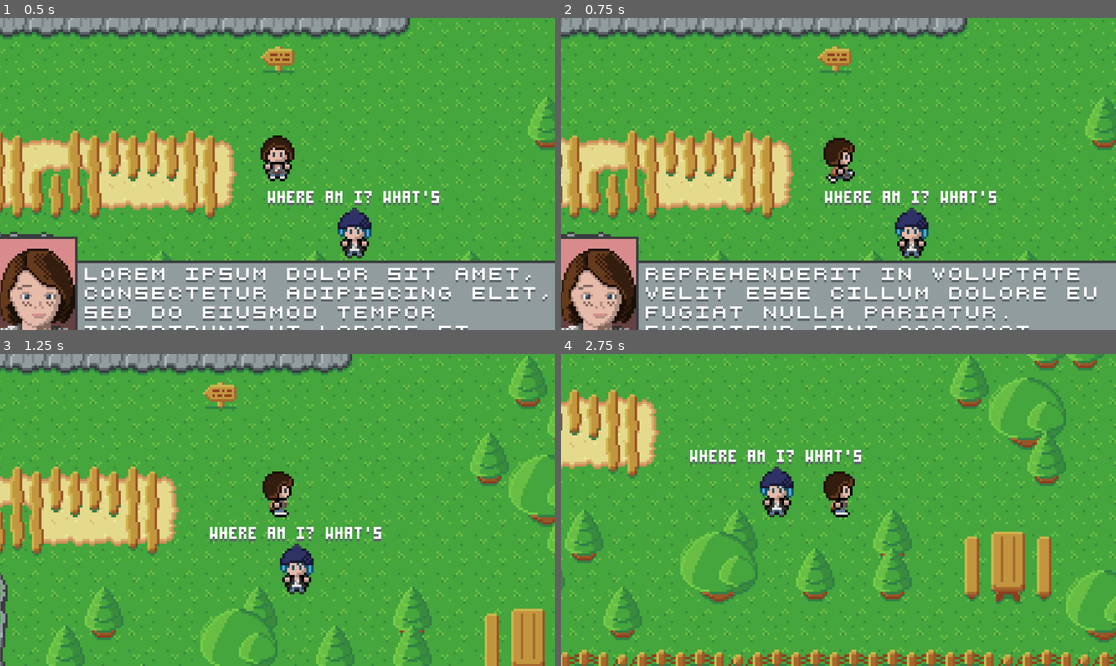
Above: before the commit, frames 1-4 (two rows, left to right).
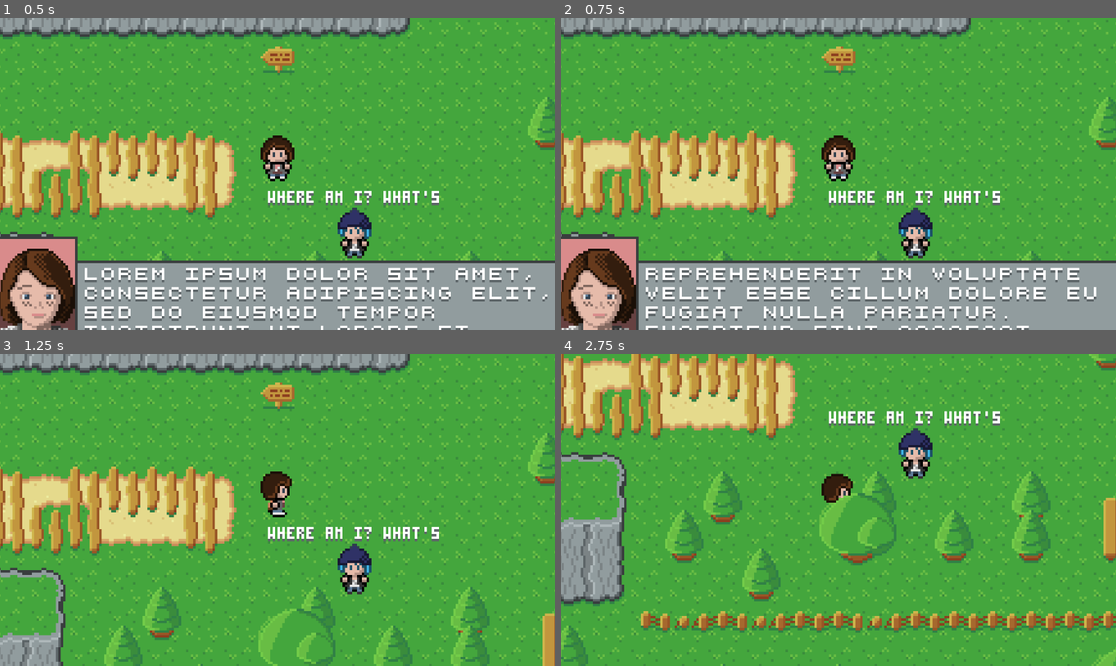
Above: after the commit, the same moments.

Repository: minkezhang/lis
Game: Godot game, scene res://scenes/level/level.tscn
Two runs of this game, one before a commit and one after it. Both use one fixed random seed, a clock stepped at 60 frames per second and the inputs below. The project has no main scene, so this scene is started directly.
Inputs:
- Up to frame 1 (0.5 s): no input
- Up to frame 2 (0.75 s): tap Enter (ui_accept) at 0.5, 0.6 s; hold Right (ui_right) from 0.53 s (still down)
- Up to frame 3 (1.25 s): keep holding Right (ui_right); tap Enter (ui_accept) at 0.77, 1.07 s
- Up to frame 4 (2.75 s): release Right (ui_right) at 1.28 s; hold Down (ui_down) 1.28-2.03 s; tap Enter (ui_accept) at 1.35, 1.52, 1.82, 2.1 s; hold Right (ui_right) from 2.03 s (still down)

Frame 1 is identical in both runs. In frame 2, 18% of the frame differs, in the area x 0-100%, y 0-78%; in frame 3, 34%; in frame 4, 45%, in the area x 0-100%, y 0-100%.

Commit message:
Link global controller to scene

Diff:
--- a/lib/controller.gd
+++ b/lib/controller.gd
@@ -43,4 +43,4 @@
 	func mode():
 		return ControllerMode.DIALOG
 	func accept_handler():
-		SignalBus.dialog_accept_requested.emit()
+		SignalBus.advance_dialog_requested.emit()
--- a/lib/signal_bus.gd
+++ b/lib/signal_bus.gd
@@ -24,6 +24,8 @@
 signal eof_reached(id: String)
 
 # Controller signals
-signal controller_mode_change_requested(mode: _libcontroller.ControllerMode)
+signal enable_controller_mode_requested(mode: _libcontroller.ControllerMode)
+signal disable_controller_mode_requested(mode: _libcontroller.ControllerMode)
+
 signal move_requested(direction: _libgeo.Orientation)
-signal dialog_accept_requested()
+signal advance_dialog_requested()
--- a/scenes/character/max/controllable.gd
+++ /dev/null
@@ -1,31 +0,0 @@
-extends Node
-
-const _libgeo = preload('res://lib/geo.gd')
-
-signal input_move(direction: _libgeo.Orientation)
-
-const _POLL_RATE_HZ: float = 8
-const _POLL_RATE_DELTA: float = 1.0 / _POLL_RATE_HZ
-
-var _delta_accum: float = 0
-
-
-func _process(delta):
-	if _delta_accum + delta < _POLL_RATE_DELTA:
-		_delta_accum += delta
-		return
-
-	_delta_accum = max(_delta_accum, 1)
-
-	if Input.is_action_pressed('ui_right'):
-		input_move.emit(_libgeo.Orientation.E)
-		_delta_accum = 0
-	if Input.is_action_pressed('ui_left'):
-		input_move.emit(_libgeo.Orientation.W)
-		_delta_accum = 0
-	if Input.is_action_pressed('ui_up'):
-		input_move.emit(_libgeo.Orientation.N)
-		_delta_accum = 0
-	if Input.is_action_pressed('ui_down'):
-		input_move.emit(_libgeo.Orientation.S)
-		_delta_accum = 0
--- a/scenes/character/max/max.gd
+++ b/scenes/character/max/max.gd
@@ -4,6 +4,6 @@
 func _ready():
 	super()
 
-	$Controllable.input_move.connect(
+	SignalBus.move_requested.connect(
 		func(o: _libgeo.Orientation): path_queue.enqueue(o)
 )
--- a/scenes/character/max/max.tscn
+++ b/scenes/character/max/max.tscn
@@ -1,8 +1,7 @@
-[gd_scene load_steps=4 format=3 uid="uid://di7d2i5j3myww"]
+[gd_scene load_steps=3 format=3 uid="uid://di7d2i5j3myww"]
 
 [ext_resource type="Script" path="res://scenes/character/max/max.gd" id="1_cx4wr"]
 [ext_resource type="PackedScene" uid="uid://cfr4en3phi8et" path="res://scenes/character/max/poses.tscn" id="2_uc811"]
-[ext_resource type="Script" path="res://scenes/character/max/controllable.gd" id="2_wmg7o"]
 
 [node name="Max" type="Node2D" node_paths=PackedStringArray("animation_sprite")]
 script = ExtResource("1_cx4wr")
@@ -12,6 +11,3 @@
 position = Vector2(0, -12)
 animation = &"idle_south"
 frame_progress = 0.0
-
-[node name="Controllable" type="Node" parent="."]
-script = ExtResource("2_wmg7o")
--- a/scenes/level/controller/controller.gd
+++ b/scenes/level/controller/controller.gd
@@ -6,13 +6,30 @@
 
 var _SCENES_LOOKUP: Dictionary
 
+var _prev_controller_mode: _libcontroller.ControllerMode = _libcontroller.ControllerMode.NULL
+var _curr_controller_mode: _libcontroller.ControllerMode = _libcontroller.ControllerMode.NULL
 
-func _controller_mode_change_requested_handler(
-	mode: _libcontroller.ControllerMode
+
+func _toggle_controller_mode_requested_handler(
+	mode: _libcontroller.ControllerMode,
+	target_enabled_state: bool,
 ):
-	for k in _SCENES_LOOKUP:
-		print(k)
-		_SCENES_LOOKUP[k].set_is_enabled(mode == k)
+	# Do something only if a change was detected.
+	if (
+		target_enabled_state and mode == _curr_controller_mode
+	) or (
+		not target_enabled_state and mode != _curr_controller_mode
+	):
+		return
+
+	if target_enabled_state:
+		_prev_controller_mode = _curr_controller_mode
+		_curr_controller_mode = mode
+	else:
+		_curr_controller_mode = _prev_controller_mode
+		_prev_controller_mode = mode
+	_SCENES_LOOKUP[_curr_controller_mode].set_is_enabled(true)
+	_SCENES_LOOKUP[_prev_controller_mode].set_is_enabled(false)
 
 
 func _ready():
@@ -22,10 +39,9 @@
 		_libcontroller.ControllerMode.DIALOG: $Dialog,
 	}
 
-	SignalBus.controller_mode_change_requested.connect(
-		_controller_mode_change_requested_handler
+	SignalBus.enable_controller_mode_requested.connect(
+		func(m: _libcontroller.ControllerMode): _toggle_controller_mode_requested_handler(m, true),
 	)
-
-	SignalBus.controller_mode_change_requested.emit(
-		_libcontroller.ControllerMode.MOVE,
+	SignalBus.disable_controller_mode_requested.connect(
+		func(m: _libcontroller.ControllerMode): _toggle_controller_mode_requested_handler(m, false),
 	)
--- a/scenes/level/controller/dialog.gd
+++ b/scenes/level/controller/dialog.gd
@@ -2,6 +2,9 @@
 
 
 func _process(_delta):
+	if not is_enabled():
+		return
+
 	if Input.is_action_just_pressed('ui_accept'):
 		_controller.accept_handler()
 
--- a/scenes/level/controller/null.gd
+++ b/scenes/level/controller/null.gd
@@ -4,6 +4,8 @@
 const _libcontroller = preload('res://lib/controller.gd')
 
 var _is_enabled: bool
+
+@warning_ignore("unused_private_class_variable")
 var _controller: _libcontroller.NullControllerConfig = _libcontroller.NullControllerConfig.new()
 
 
--- a/scenes/level/dialog/controllable.gd
+++ /dev/null
@@ -1,7 +0,0 @@
-extends Node
-
-signal input_advance_text()
-
-func _process(_delta):
-	if Input.is_action_just_pressed('ui_accept'):
-		input_advance_text.emit()
--- a/scenes/level/dialog/dialog.gd
+++ b/scenes/level/dialog/dialog.gd
@@ -1,4 +1,6 @@
 extends Dialog
+
+const _libcontroller = preload('res://lib/controller.gd')
 
 const _SPRITE_LOOKUP = {
 	_libdialog.C.MAX: Rect2(Vector2(0, 0), Vector2(32, 64)),
@@ -7,15 +9,22 @@
 
 func _eof_reached_handler(id: String):
 	eof_reached_handler_base(id)
+
 	if id == $Label.line_id():
-		$Controllable.input_advance_text.disconnect($Label.advance_dialog_text)
+		SignalBus.advance_dialog_requested.disconnect($Label.advance_dialog_text)
+		SignalBus.disable_controller_mode_requested.emit(
+			_libcontroller.ControllerMode.DIALOG,
+		)
 
 
 func set_dialog(l: _libdialog.Line):
 	super(l)
 
-	$Controllable.input_advance_text.connect($Label.advance_dialog_text)
+	SignalBus.advance_dialog_requested.connect($Label.advance_dialog_text)
 	$Frame.set_region_rect(_SPRITE_LOOKUP[l.character()])
+	SignalBus.enable_controller_mode_requested.emit(
+		_libcontroller.ControllerMode.DIALOG,
+	)
 
 
 func _ready():
--- a/scenes/level/dialog/dialog.tscn
+++ b/scenes/level/dialog/dialog.tscn
@@ -1,19 +1,15 @@
-[gd_scene load_steps=8 format=3 uid="uid://ufi28gyvsh5g"]
+[gd_scene load_steps=7 format=3 uid="uid://ufi28gyvsh5g"]
 
 [ext_resource type="Texture2D" uid="uid://bcyasyy6ai2v6" path="res://scenes/character/assets/portraits.png" id="1_c54nr"]
 [ext_resource type="Script" path="res://scenes/level/dialog/dialog.gd" id="1_oifte"]
 [ext_resource type="Texture2D" uid="uid://cdfqtk4c3in18" path="res://scenes/level/dialog/assets/dialog_base.png" id="1_xbsr7"]
 [ext_resource type="Texture2D" uid="uid://drwdwu3dk3wqy" path="res://scenes/level/dialog/assets/portrait_frame.png" id="2_kfyd1"]
-[ext_resource type="Script" path="res://scenes/level/dialog/controllable.gd" id="2_y48kw"]
 [ext_resource type="FontFile" uid="uid://bpkv3xjfyllhn" path="res://scenes/level/dialog/assets/font_5x6.png" id="6_x26uj"]
 [ext_resource type="Script" path="res://scenes/label/label.gd" id="7_a2h7i"]
 
 [node name="Dialog" type="Node2D" node_paths=PackedStringArray("label")]
 script = ExtResource("1_oifte")
 label = NodePath("Label")
-
-[node name="Controllable" type="Node" parent="."]
-script = ExtResource("2_y48kw")
 
 [node name="Base" type="Sprite2D" parent="."]
 position = Vector2(0, 58)
--- a/scenes/level/level.gd
+++ b/scenes/level/level.gd
@@ -2,6 +2,7 @@
 
 const _libscript = preload('res://lib/script.gd')
 const _libgeo = preload('res://lib/geo.gd')
+const _libcontroller = preload('res://lib/controller.gd')
 
 
 func _ready():
@@ -11,7 +12,13 @@
 		10 * _libgeo.GRID_DIMENSION * $Camera.zoom.y,
 	))
 
-# 	TODO(minkezhang): Remove test lines.
+	# TODO(minkezhang): Set default controller config to MENU.
+	SignalBus.enable_controller_mode_requested.emit(
+		_libcontroller.ControllerMode.MOVE
+	)
+
+
+	# TODO(minkezhang): Remove test lines.
 	$Dialog.set_dialog(_libscript.SCRIPT['DEBUG'])
 	$Map/Characters/Chloe/Dialog.set_dialog(_libscript.SCRIPT['0'])
 
--- a/scenes/level/level.tscn
+++ b/scenes/level/level.tscn
@@ -1,11 +1,14 @@
-[gd_scene load_steps=4 format=3 uid="uid://by4dtpw1n4rrn"]
+[gd_scene load_steps=5 format=3 uid="uid://by4dtpw1n4rrn"]
 
 [ext_resource type="Script" path="res://scenes/level/level.gd" id="1_c0187"]
 [ext_resource type="PackedScene" uid="uid://ufi28gyvsh5g" path="res://scenes/level/dialog/dialog.tscn" id="1_qj0l6"]
+[ext_resource type="PackedScene" uid="uid://cfgopsu06dfv5" path="res://scenes/level/controller/controller.tscn" id="2_lxrhx"]
 [ext_resource type="PackedScene" uid="uid://b6mm4qr2d1cfx" path="res://scenes/level/overworld/map/map.tscn" id="2_vatu1"]
 
 [node name="Level" type="Node2D"]
 script = ExtResource("1_c0187")
+
+[node name="Controller" parent="." instance=ExtResource("2_lxrhx")]
 
 [node name="Camera" type="Camera2D" parent="."]
 zoom = Vector2(5, 5)
